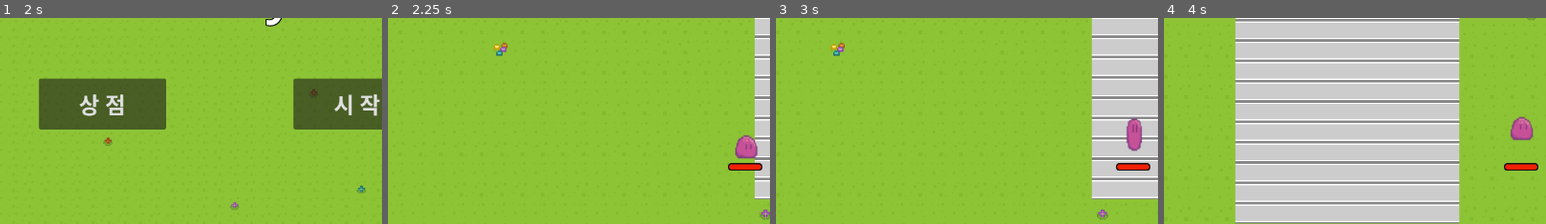
Above: before the commit, frames 1-4 (left to right).
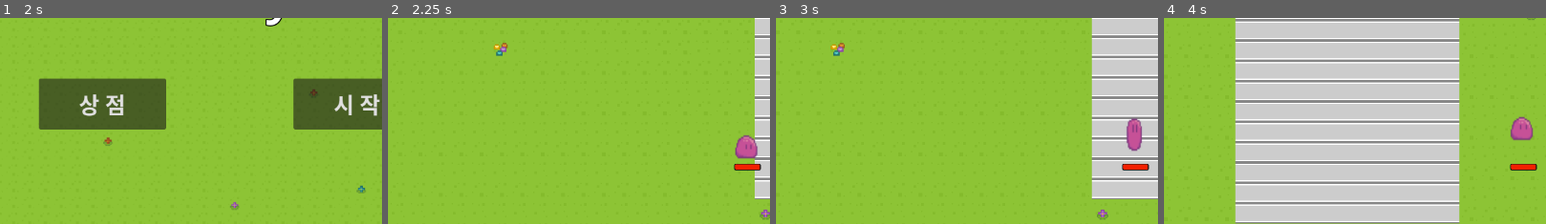
Above: after the commit, the same moments.

Repository: GroMoon/Git_Project
Game: Godot game, scene res://dynamic/5_title_screen/menu.tscn
Two runs of this game, one before a commit and one after it. Both use one fixed random seed, a clock stepped at 60 frames per second and the inputs below.
Inputs (mouse positions are % of the whole screen's width and height, from its top left):
- Up to frame 1 (2 s): click "상 점" at 0.5 s; click "설 정" at 1.25 s
- Up to frame 2 (2.25 s): click "시 작" at 2 s
- Up to frame 3 (3 s): tap Enter at 2.75 s; move the mouse to (72, 45) at 2.77 s; hold D (right) from 2.78 s (still down)
- Up to frame 4 (4 s): keep holding D (right); tap W (up) at 3.02, 3.77 s; move the mouse to (30, 55) at 3.52 s
The pictures show only the part of the screen within x 3-53%, y 19-69%; the shares and areas given below are measured in that part.

Frame 1 is identical in both runs. In frame 2, 0.2% of the frame differs, in the area x 89-98%, y 70-75%; in frame 3, 0.2%; in frame 4, 0.2%.

Commit message:
=== [DEV] [CHARACTER-006] 피해 시 이펙트, 무적 + UI node 분리

Diff:
--- /dev/null
+++ b/SlayerSurvival/dynamic/1_player/UI/BaseUI.tscn
@@ -0,0 +1,25 @@
+[gd_scene load_steps=2 format=3 uid="uid://sxradkvyaick"]
+
+[ext_resource type="PackedScene" uid="uid://fwq7tlftneu8" path="res://dynamic/1_player/UI/health_bar/Hp_Bar.tscn" id="1_wcd45"]
+
+[node name="UI" type="Control"]
+layout_mode = 3
+anchors_preset = 15
+anchor_right = 1.0
+anchor_bottom = 1.0
+grow_horizontal = 2
+grow_vertical = 2
+
+[node name="HpBar" parent="." instance=ExtResource("1_wcd45")]
+unique_name_in_owner = false
+layout_mode = 1
+anchor_left = 0.5
+anchor_top = 0.602308
+anchor_right = 0.561667
+anchor_bottom = 0.639231
+offset_left = -27.0
+offset_top = -4.5
+offset_right = -35.0
+offset_bottom = -14.5
+grow_horizontal = 2
+grow_vertical = 2
--- /dev/null
+++ b/SlayerSurvival/dynamic/1_player/UI/health_bar/Hp_Bar.tscn
@@ -0,0 +1,36 @@
+[gd_scene load_steps=3 format=3 uid="uid://fwq7tlftneu8"]
+
+[sub_resource type="StyleBoxFlat" id="StyleBoxFlat_xhsjg"]
+bg_color = Color(0.0784314, 0.0784314, 0.0784314, 1)
+corner_radius_top_left = 5
+corner_radius_top_right = 5
+corner_radius_bottom_right = 5
+corner_radius_bottom_left = 5
+expand_margin_left = 2.0
+expand_margin_top = 2.0
+expand_margin_right = 2.0
+expand_margin_bottom = 2.0
+
+[sub_resource type="StyleBoxFlat" id="StyleBoxFlat_akqyr"]
+bg_color = Color(0.952941, 0.12549, 0, 1)
+corner_radius_top_left = 5
+corner_radius_top_right = 5
+corner_radius_bottom_right = 5
+corner_radius_bottom_left = 5
+anti_aliasing = false
+
+[node name="Hp_Bar" type="ProgressBar"]
+unique_name_in_owner = true
+anchors_preset = -1
+anchor_right = 0.0133333
+anchor_bottom = 0.00923077
+offset_left = 647.0
+offset_top = 390.0
+offset_right = 697.0
+offset_bottom = 398.0
+theme_override_styles/background = SubResource("StyleBoxFlat_xhsjg")
+theme_override_styles/fill = SubResource("StyleBoxFlat_akqyr")
+step = 1.0
+value = 100.0
+show_percentage = false
+metadata/_edit_use_anchors_ = true
--- a/SlayerSurvival/dynamic/Slime.gd
+++ b/SlayerSurvival/dynamic/Slime.gd
@@ -11,9 +11,12 @@
 # weapon level
 var sword_1_level = 1
 
+# Damage
+@onready var damagetimer = get_node("DamageTimer")
+var invincibility_flag
 # GUI
-@onready var hp_bar = get_node("%Hp_Bar")
-# hp 설정
+@onready var hp_bar = get_node("Healthbar/HpBar")
+# hp 설정 (체력 value 관리)
 var max_hp = 50.0
 var hp = max_hp:
 	set(value):
@@ -27,7 +30,9 @@
 	# 캐릭터를 뷰포트 중앙으로 이동
 	var viewport_size = get_viewport().get_visible_rect().size
 	global_position = viewport_size / 2
-	hp_bar.global_position = global_position + Vector2(-25, 30)
+
+	# 체력 바 위치 관리 (global_position 이용)
+	hp_bar.global_position = global_position + Vector2(-8, 15)
 
 	# 초기 이동 방향 설정
 	set_random_direction()
@@ -94,23 +99,26 @@
 	# 무작위 방향 설정
 	var angle = randf() * 2 * PI  # 0에서 2*PI 사이의 각도
 	move_direction = Vector2(cos(angle), sin(angle)).normalized()
-
 	#? for debug
-	#print("New move direction: ", move_direction)
+	#print("New mov direction: ", move_direction)
 
 # Enemy 충돌 시
 func Enemy_Collision(damage):
-	hp -= damage
-	print("현재 체력 : ", hp)
-	#knockback()
+	if invincibility_flag == true:
+		hp -= damage
+		print("현재 체력 : ", hp)		# 체력 디버깅
+		# 피해 입으면 컬러 변경(빨간색)
+		$AnimatedSprite2D.modulate = Color(1, 0, 0)
+		invincibility_flag = false
+		damagetimer.start()
+
 	# die (hp <= 0)
 	if hp <= 0:
 		# gameover sound
 		$gameover.play()
-		get_tree().change_scene_to_file("res://menu.tscn")
+		get_tree().change_scene_to_file("res://dynamic/5_title_screen/menu.tscn")
 
-#func knockback():
-	#print(1)
-	#var knockback_strength = 1000 	# 넉백 >> move_and_slide(), 방향 설정, strength * 속도
-	#var knockback_direction =
-	#move_and_slide()
+# 피해 입은 후 timer 지나면 원래 컬러로
+func _on_damage_timer_timeout():
+	invincibility_flag = true
+	$AnimatedSprite2D.modulate = Color(1, 1, 1)
--- a/SlayerSurvival/dynamic/slime.tscn
+++ b/SlayerSurvival/dynamic/slime.tscn
@@ -13,6 +13,7 @@
 [ext_resource type="Texture2D" uid="uid://uhum03wfpdq7" path="res://dynamic/slime/slime_jump_10.png" id="11_xk36c"]
 [ext_resource type="Texture2D" uid="uid://caajsnyl8bitk" path="res://dynamic/slime/slime_jump_11.png" id="12_ktqxp"]
 [ext_resource type="Script" path="res://dynamic/test.gd" id="13_ng0pk"]
+[ext_resource type="PackedScene" uid="uid://sxradkvyaick" path="res://dynamic/1_player/UI/BaseUI.tscn" id="13_wpqx2"]
 [ext_resource type="PackedScene" uid="uid://dxtu82qvk26e2" path="res://dynamic/3_attack/attack.tscn" id="14_m7ikp"]
 [ext_resource type="AudioStream" uid="uid://dhh80i0r7funi" path="res://static/audio/weapon/sword1/sword_sound_2.wav" id="15_ukrxv"]
 [ext_resource type="AudioStream" uid="uid://s2xmsk3eh8gv" path="res://static/audio/player/game_over/gameover_2.wav" id="16_jb6ls"]
@@ -69,25 +70,6 @@
 [sub_resource type="RectangleShape2D" id="RectangleShape2D_ix0sy"]
 size = Vector2(16.0606, 9.24242)
 
-[sub_resource type="StyleBoxFlat" id="StyleBoxFlat_vy0tr"]
-bg_color = Color(0.0784314, 0.0784314, 0.0784314, 1)
-corner_radius_top_left = 5
-corner_radius_top_right = 5
-corner_radius_bottom_right = 5
-corner_radius_bottom_left = 5
-expand_margin_left = 2.0
-expand_margin_top = 2.0
-expand_margin_right = 2.0
-expand_margin_bottom = 2.0
-
-[sub_resource type="StyleBoxFlat" id="StyleBoxFlat_641nf"]
-bg_color = Color(0.952941, 0.12549, 0, 1)
-corner_radius_top_left = 5
-corner_radius_top_right = 5
-corner_radius_bottom_right = 5
-corner_radius_bottom_left = 5
-anti_aliasing = false
-
 [node name="Slime" type="CharacterBody2D"]
 collision_layer = 2
 collision_mask = 37
@@ -113,29 +95,16 @@
 drag_right_margin = 0.1
 drag_bottom_margin = 0.1
 
-[node name="GUILayer" type="CanvasLayer" parent="."]
+[node name="DamageTimer" type="Timer" parent="."]
+wait_time = 1.5
+autostart = true
 
-[node name="GUI" type="Control" parent="GUILayer"]
-layout_mode = 3
-anchors_preset = 0
-offset_top = -1.0
-offset_right = 300.0
-offset_bottom = 161.0
-metadata/_edit_use_anchors_ = true
+[node name="Healthbar" parent="." instance=ExtResource("13_wpqx2")]
 
-[node name="Hp_Bar" type="ProgressBar" parent="GUILayer/GUI"]
-unique_name_in_owner = true
-layout_mode = 0
-offset_left = 647.0
-offset_top = 390.0
-offset_right = 697.0
-offset_bottom = 398.0
-theme_override_styles/background = SubResource("StyleBoxFlat_vy0tr")
-theme_override_styles/fill = SubResource("StyleBoxFlat_641nf")
-step = 1.0
-value = 100.0
-show_percentage = false
-metadata/_edit_use_anchors_ = true
+[node name="HpBar" parent="Healthbar" index="0"]
+anchor_top = -0.0246154
+offset_right = 39.0
+offset_bottom = 9.5
 
 [node name="test" type="Node2D" parent="."]
 script = ExtResource("13_ng0pk")
@@ -148,3 +117,7 @@
 
 [node name="gameover" type="AudioStreamPlayer2D" parent="."]
 stream = ExtResource("16_jb6ls")
+
+[connection signal="timeout" from="DamageTimer" to="." method="_on_damage_timer_timeout"]
+
+[editable path="Healthbar"]
--- a/SlayerSurvival/project.godot
+++ b/SlayerSurvival/project.godot
@@ -14,7 +14,6 @@
 run/main_scene="res://dynamic/5_title_screen/menu.tscn"
 config/features=PackedStringArray("4.2", "Forward Plus")
 boot_splash/show_image=false
-config/icon="res://icon.svg"
 
 [display]
 
Not shown: 1 places in SlayerSurvival/dynamic/slime.tscn that only renumber resources
